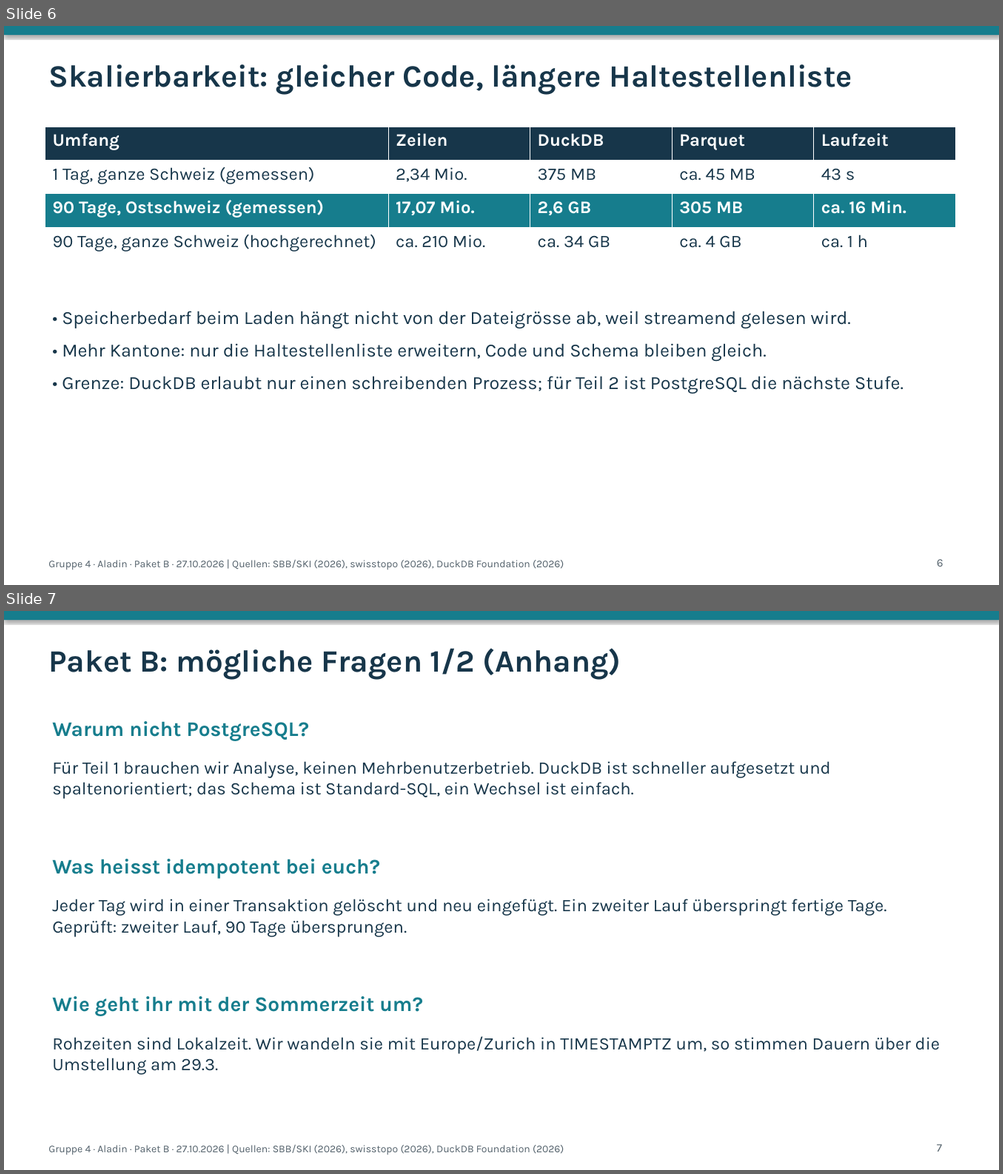
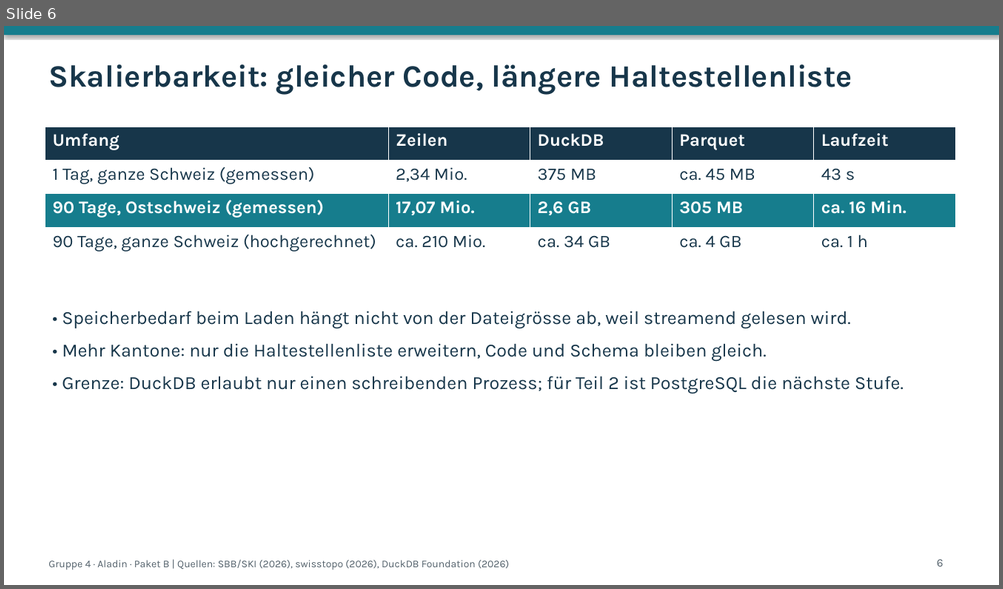
Before and after one commit to zeitmann/oev-wetter, a slide deck: docs/präsentation/folien_paket_b.pptx. Shown one above the other, each under a label of ours: slides 6 and 7 before the commit, slide 6 after it. The pictures are 1003x1174 and 1003x589 pixels, drawn with LibreOffice and Linux fonts; fonts in the diff are those of the drawing. Boxes give left, top, right and bottom in pixels: in the first picture for what was removed or moved away, otherwise in the second. Text is boxed around its words. In the diff, an @@ line names an element or a change of style, - is before the commit and + after.

```diff
--- a/docs/präsentation/folien_paket_b.pptx
+++ b/docs/präsentation/folien_paket_b.pptx
@@ slide 7 removed at [4,611,999,1170], background #FFFFFF @@
@@ rectangle removed at [4,611,999,620] @@
@@ text removed at [48,648,621,680] @@
-Paket B: mögliche Fragen 1/2 (Anhang)
@@ text removed at [52,721,310,741] @@
-Warum nicht PostgreSQL?
@@ text removed at [52,761,831,799] @@
-Für Teil 1 brauchen wir Analyse, keinen Mehrbenutzerbetrieb. DuckDB ist schneller aufgesetzt und spaltenorientiert; das Schema ist Standard-SQL, ein Wechsel ist einfach.
@@ text removed at [52,859,380,879] @@
-Was heisst idempotent bei euch?
@@ text removed at [52,899,887,937] @@
-Jeder Tag wird in einer Transaktion gelöscht und neu eingefügt. Ein zweiter Lauf überspringt fertige Tage. Geprüft: zweiter Lauf, 90 Tage übersprungen.
@@ text removed at [52,997,423,1017] @@
-Wie geht ihr mit der Sommerzeit um?
@@ text removed at [52,1037,939,1075] @@
-Rohzeiten sind Lokalzeit. Wir wandeln sie mit Europe/Zurich in TIMESTAMPTZ um, so stimmen Dauern über die Umstellung am 29.3.
@@ text removed at [48,1145,563,1156] @@
-Gruppe 4 · Aladin · Paket B · 27.10.2026 | Quellen: SBB/SKI (2026), swisstopo (2026), DuckDB Foundation (2026)
@@ text removed at [936,1145,942,1152] @@
-7
@@ slide 6 changed as well @@
@@ text at [48,560,509,571]: text changed @@
-Gruppe 4 · Aladin · Paket B · 27.10.2026 | Quellen: SBB/SKI (2026), swisstopo (2026), DuckDB Foundation (2026)
+Gruppe 4 · Aladin · Paket B | Quellen: SBB/SKI (2026), swisstopo (2026), DuckDB Foundation (2026)
```
Also in this commit, not shown: 5 other slides changed, 1 other slide removed, 15 other files.
